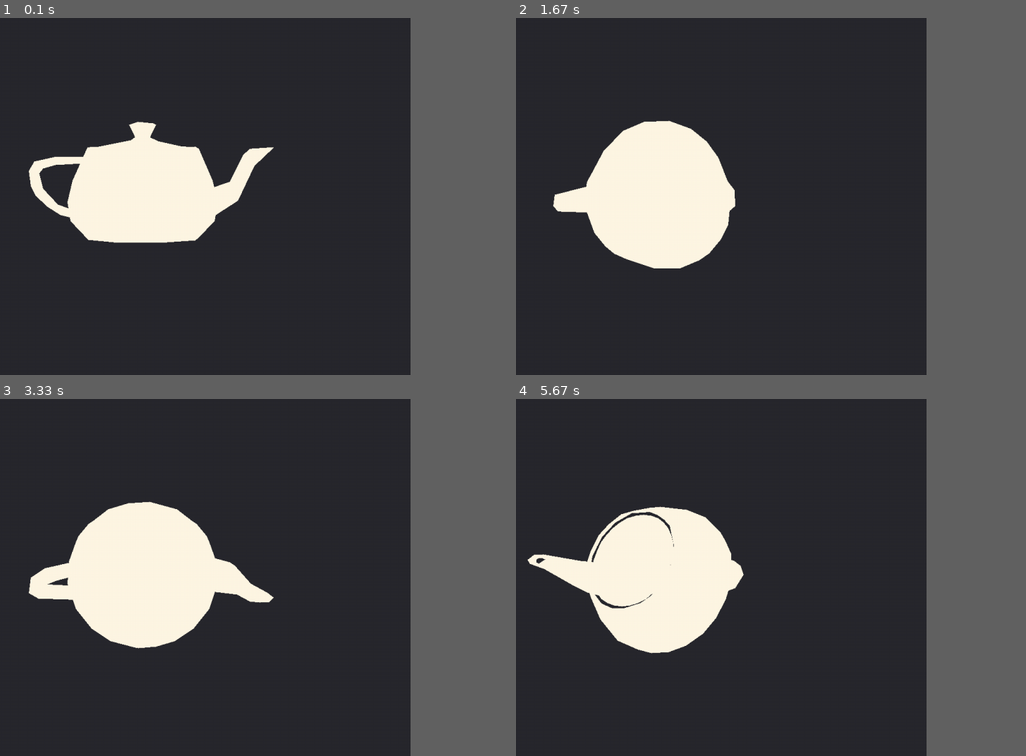
Above: before the commit, frames 1-4 (two rows, left to right).
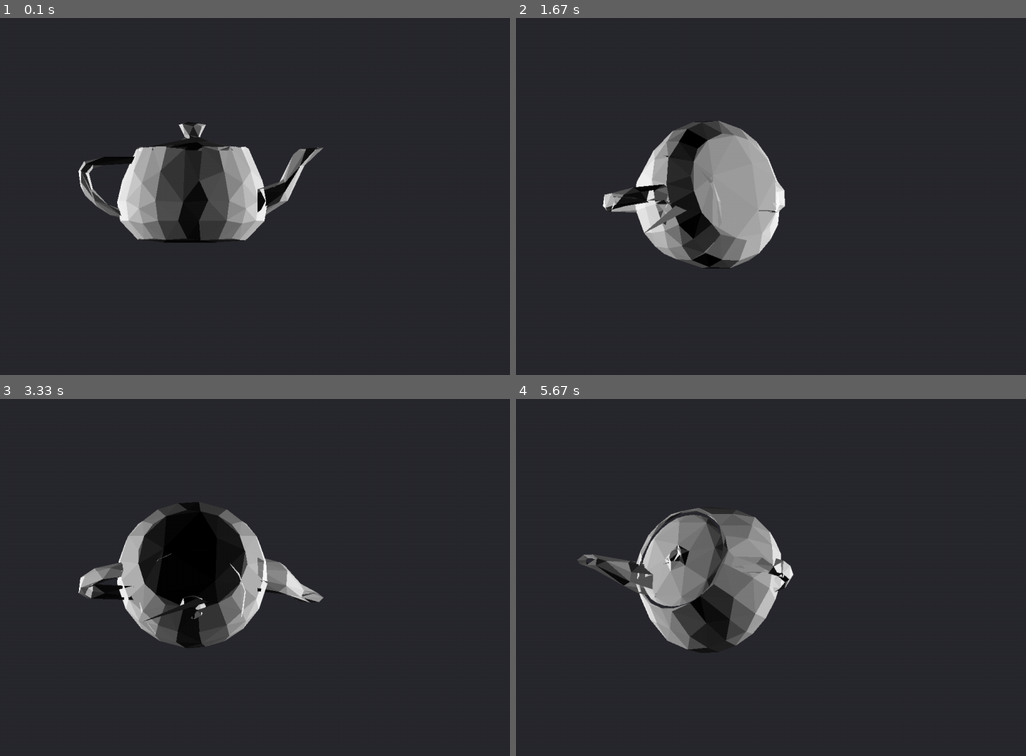
Above: after the commit, the same moments.

Repository: SyrupOnWaffles/3DPygameRenderTest
Game: pygame game, started from main.py
The game is run twice, just before and just after one commit, with the same random seed, the same clock (stepped at 60 frames per second) and the same inputs.
Inputs:
- Up to frame 1 (0.1 s): no input
- Up to frame 2 (1.67 s): hold Right 0.33-0.8 s; hold Up 0.83-1.13 s; hold Right 1.17-1.63 s
- Up to frame 3 (3.33 s): hold Left 1.67-2.2 s; hold Down 2.23-2.53 s; hold Left 2.57-2.97 s; hold Up from 3 s (still down)
- Up to frame 4 (5.67 s): release Up at 3.37 s; hold Right 3.4-4.03 s; hold Down 4.07-4.43 s; hold Left 4.47-4.93 s; hold Right 4.97-5.43 s; hold Up from 5.47 s (still down)
The window is 759x506 before the commit and 900x506 after it. Grey fills any space a smaller window leaves; there, only what the larger window draws over its background counts as a difference.

The runs differ from the first frame. In frame 1, 11% of the frame differs, in the area x 5-64%, y 29-64%; in frame 2, 13%; in frame 3, 14%, in the area x 5-64%, y 28-70%; in frame 4, 13%.

Commit message:
simple realisticshading

Diff:
--- a/main.py
+++ b/main.py
@@ -3,13 +3,13 @@
 import pygame, modelLoader
 import numpy as np
 
-screenSize = [1080, 720]
+screenSize = [1280, 720]
 scale = 10
-# distance = 40
 
-class model1:
+class model:
     faces = []
     verticies = []
+
 class colours:
     black = (40,40,46)
     purple = (108,86,113)
@@ -32,9 +32,9 @@
 
 orthProjection = [[1, 0, 0], [0, 1, 0],[0,0,0]]
 
-modelLoader.loadObj("newmodels/simplifiedTeapot.obj",model1)
+modelLoader.loadObj("newmodels/simplifiedTeapot.obj",model)
 
-# rotation shit
+# rotation
 xAngle = np.deg2rad(180)
 yAngle = np.deg2rad(0)
 zAngle = np.deg2rad(0)
@@ -73,8 +73,7 @@
 
     return rotated
 
-# first color is light, then medium then dark then outline
-def renderObject(model, xAngle, yAngle, zAngle, colours, thickness):
+def renderObject(model, xAngle, yAngle, zAngle, colour, thickness):
     for x in range(len(model.faces)):
             shade = 0
             one = [0,0,0]
@@ -103,11 +102,14 @@
             normal[2] /= l
 
             if(normal[2] > 0):
+                # weird shading but ok
+                l = abs(normal[0])
+                print(l)
 
                 one = np.matmul(one, orthProjection)
                 two = np.matmul(two, orthProjection)
                 three = np.matmul(three, orthProjection)
-                pygame.gfxdraw.filled_polygon(screen, [((one …(212 unchanged characters)… e[0][1])*scale + (screenSize[1] / 2))], colours[shade])
+                pygame.gfxdraw.filled_polygon(screen, [((one …(212 unchanged characters)… e[0][1])*scale + (screenSize[1] / 2))], (255*l,255*l,255*l))
                 # pygame.gfxdraw.polygon(screen, [((one[0][0])*scale + (screenSize[0] / 2), (one[0][1])*scale + (screen …(199 unchanged characters)…
 pygame.display.flip()
 
@@ -128,6 +130,6 @@
         xAngle -= .1
     if keys[pygame.K_DOWN]:
         xAngle += .1
-    renderObject(model1, xAngle, yAngle, zAngle, [colours.white,colours.blue,colours.darkBlue,colours.black], 0)
+    renderObject(model, xAngle, yAngle, zAngle, colours.white, 0)
 
     pygame.display.update()
